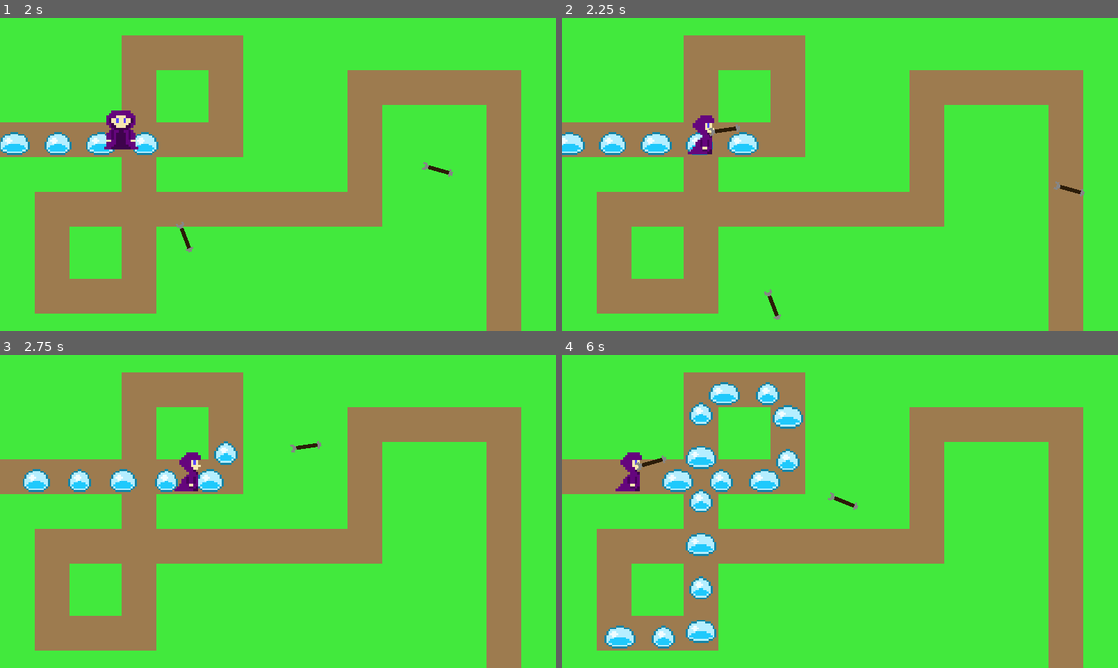
Above: before the commit, frames 1-4 (two rows, left to right).
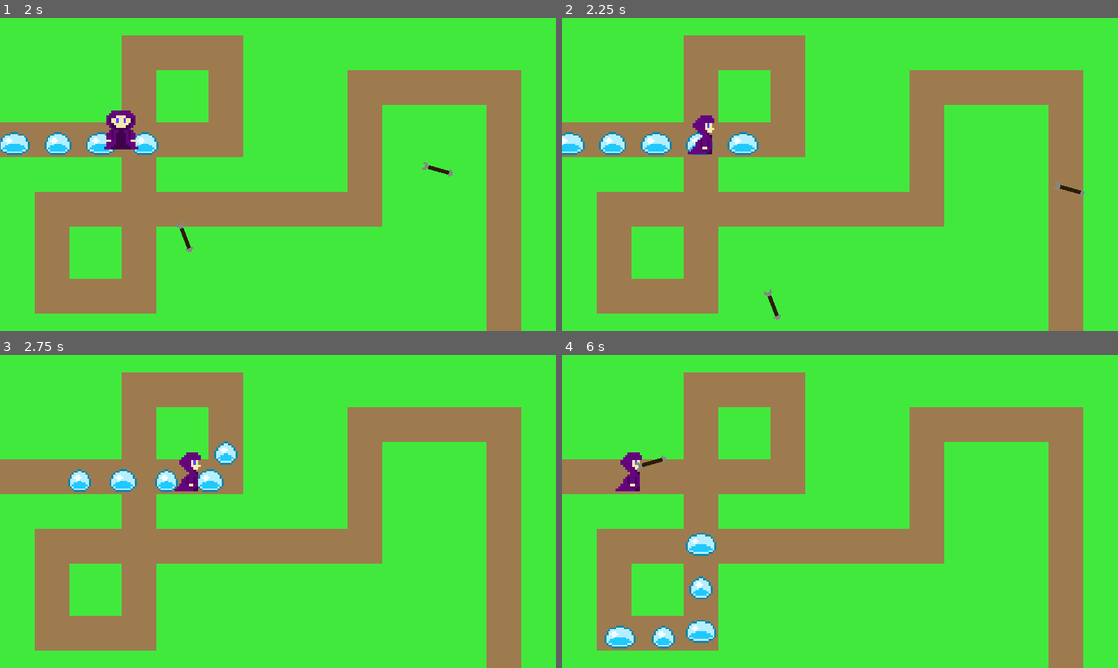
Above: after the commit, the same moments.

Repository: guilhermepereira2917/2dtd
Game: Godot game, scene res://scenes/main/main.tscn
Two runs of this game, one before a commit and one after it. Both use one fixed random seed, a clock stepped at 60 frames per second and the inputs below.
Inputs (mouse positions are in pixels of both pictures, inside the frame that each line leads up to):
- Up to frame 1 (2 s): tap Enter at 0.5 s; move the mouse to (400, 158) at 0.52 s; hold D (move_right) 0.53-1.28 s; click (400, 158) at 0.6 s; move the mouse to (166, 190) at 1.27 s; hold S (move_down) from 1.28 s (still down); click (166, 190) at 1.35 s
- Up to frame 2 (2.25 s): move the mouse to (895, 105) at 2.02 s; release S (move_down) at 2.03 s; hold D (move_right) from 2.03 s (still down); click (895, 105) at 2.1 s
- Up to frame 3 (2.75 s): keep holding D (move_right)
- Up to frame 4 (6 s): move the mouse to (812, 574) at 2.77 s; release D (move_right) at 2.78 s; hold W (move_up) 2.78-3.53 s; click (812, 574) at 2.85 s; move the mouse to (1006, 558) at 3.52 s; hold A (move_left) 3.53-5.03 s; click (1006, 558) at 3.6 s; move the mouse to (673, 464) at 4.27 s; click (673, 464) at 4.35 s; move the mouse to (867, 511) at 5.02 s; hold S (move_down) 5.03-5.78 s; click (867, 511) at 5.1 s; move the mouse to (756, 433) at 5.77 s; hold D (move_right) from 5.78 s (still down); click (756, 433) at 5.85 s

Frame 1 is identical in both runs. In frame 2, less than 0.1% of the frame differs, in the area x 26-32%, y 34-38%; in frame 3, 0.4%; in frame 4, 2.9%, in the area x 18-54%, y 8-51%.

Commit message:
:sparkles: implemented health component

Diff:
--- a/project.godot
+++ b/project.godot
@@ -46,3 +46,9 @@
 "events": [Object(InputEventMouseButton,"resource_local_to_scene":false,"resource_name":"","device":-1,"window_id":0,"a …(253 unchanged characters)…
 ]
 }
+
+[layer_names]
+
+2d_physics/layer_1="player"
+2d_physics/layer_2="enemies"
+2d_physics/layer_3="projectiles"
--- a/scenes/arrow/arrow.gd
+++ b/scenes/arrow/arrow.gd
@@ -3,10 +3,18 @@
 class_name Arrow
 
 var direction: Vector2
-var velocity = 600
+var velocity: int = 600
+var damage: int = 1
 
 func _process(delta: float) -> void:
 	position += direction * velocity * delta
 
 func _on_visible_on_screen_notifier_2d_screen_exited() -> void:
 	queue_free()
+
+func _on_area_2d_area_entered(area: Area2D) -> void:
+	var enemy: Enemy = area.get_parent() as Enemy
+	var health_component: HealthComponent = enemy.get_node("HealthComponent")
+	health_component.receive_damage(damage)
+
+	queue_free()
--- a/scenes/arrow/arrow.tscn
+++ b/scenes/arrow/arrow.tscn
@@ -26,6 +26,8 @@
 sprite_frames = SubResource("SpriteFrames_w36wh")
 
 [node name="Area2D" type="Area2D" parent="."]
+collision_layer = 4
+collision_mask = 2
 
 [node name="CollisionShape2D" type="CollisionShape2D" parent="Area2D"]
 position = Vector2(-0.5, 0)
@@ -35,4 +37,5 @@
 position = Vector2(-7.82311e-07, 0)
 scale = Vector2(0.8, 0.2)
 
+[connection signal="area_entered" from="Area2D" to="." method="_on_area_2d_area_entered"]
 [connection signal="screen_exited" from="VisibleOnScreenNotifier2D" to="." method="_on_visible_on_screen_notifier_2d_screen_exited"]
--- a/scenes/enemy/enemy.gd
+++ b/scenes/enemy/enemy.gd
@@ -3,6 +3,7 @@
 class_name Enemy
 
 signal reached_end
+signal died
 
 var path_follow: PathFollow2D
 var velocity: int = 300;
@@ -18,3 +19,7 @@
 
 	reached_end.emit()
 	path_follow.queue_free()
+
+func _on_health_component_health_depleted() -> void:
+	died.emit()
+	queue_free()
--- a/scenes/enemy/enemy.tscn
+++ b/scenes/enemy/enemy.tscn
@@ -1,9 +1,10 @@
-[gd_scene load_steps=6 format=3 uid="uid://bmw8wa3omkqkp"]
+[gd_scene load_steps=8 format=3 uid="uid://bmw8wa3omkqkp"]
 
 [ext_resource type="Script" path="res://scenes/enemy/enemy.gd" id="1_3kgdu"]
 [ext_resource type="Texture2D" uid="uid://bwjytm6kkuvmj" path="res://assets/sprites/enemies/slime/slime_1.png" id="2_4wqsb"]
 [ext_resource type="Texture2D" uid="uid://dnvekcllob04l" path="res://assets/sprites/enemies/slime/slime_2.png" id="3_ybxt7"]
 [ext_resource type="Texture2D" uid="uid://n0slcdax2kcu" path="res://assets/sprites/enemies/slime/slime_3.png" id="4_av7jj"]
+[ext_resource type="PackedScene" uid="uid://dusohcgyq3tnr" path="res://scenes/health_component/health_component.tscn" id="5_pr387"]
 
 [sub_resource type="SpriteFrames" id="SpriteFrames_oejtr"]
 animations = [{
@@ -22,6 +23,9 @@
 "speed": 5.0
 }]
 
+[sub_resource type="CircleShape2D" id="CircleShape2D_jj8mx"]
+radius = 36.0
+
 [node name="Enemy" type="Node2D"]
 script = ExtResource("1_3kgdu")
 
@@ -29,3 +33,15 @@
 texture_filter = 1
 scale = Vector2(4, 4)
 sprite_frames = SubResource("SpriteFrames_oejtr")
+
+[node name="Area2D" type="Area2D" parent="."]
+collision_layer = 2
+collision_mask = 4
+
+[node name="CollisionShape2D" type="CollisionShape2D" parent="Area2D"]
+shape = SubResource("CircleShape2D_jj8mx")
+
+[node name="HealthComponent" parent="." instance=ExtResource("5_pr387")]
+max_health = 3
+
+[connection signal="health_depleted" from="HealthComponent" to="." method="_on_health_component_health_depleted"]
--- /dev/null
+++ b/scenes/health_component/health_component.gd
@@ -0,0 +1,25 @@
+extends Node
+
+class_name HealthComponent
+
+signal health_depleted
+signal damage_taken
+
+@export var max_health: int
+var current_health: int
+
+func _ready() -> void:
+	current_health = max_health
+
+func receive_damage(amount: int) -> void:
+	if current_health == 0:
+		return
+
+	current_health -= amount
+	if current_health <= 0:
+		current_health = 0
+
+	damage_taken.emit()
+
+	if current_health == 0:
+		health_depleted.emit()
--- /dev/null
+++ b/scenes/health_component/health_component.tscn
@@ -0,0 +1,6 @@
+[gd_scene load_steps=2 format=3 uid="uid://dusohcgyq3tnr"]
+
+[ext_resource type="Script" path="res://scenes/health_component/health_component.gd" id="1_j4njg"]
+
+[node name="HealthComponent" type="Node"]
+script = ExtResource("1_j4njg")
--- a/scenes/level/level.tscn
+++ b/scenes/level/level.tscn
@@ -25,4 +25,4 @@
 path = NodePath("../LevelPath")
 enemy = ExtResource("4_buwoa")
 cooldown = 0.3
-enemies_to_spawn = 15
+enemies_to_spawn = 5
